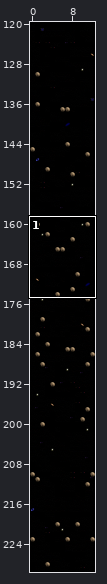
One commit to this Tiled map: week20/space.tmx. The first picture is a wide view before the edit; the outline marks the close-up.
Close-up. Old version:
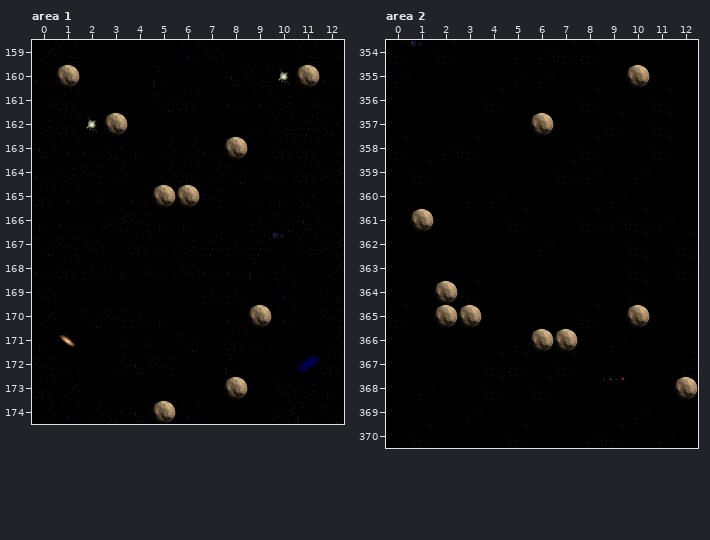
Cells are 64x64 px. Shown: area 1 x 0..12, y 159..174; area 2 x 0..12, y 354..370. The commit also changed other parts of the map, which this record leaves out.
New version:
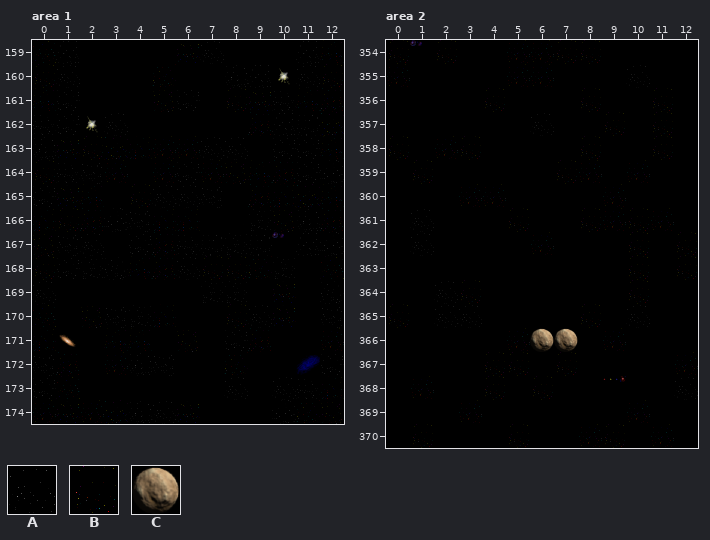
Key: from "space_tilesets": A 7, B 15, C 40.
_ is an empty cell.
Edits made:
{"where": "layer \"Tile Layer 1\", area 1"}
{"y":160,"x":1,"old":"C","new":"A"}
{"y":160,"x":11,"old":"C","new":"A"}
{"y":162,"x":3,"old":"C","new":"A"}
{"y":163,"x":7,"old":"BC","new":"AA"}
{"y":165,"x":5,"old":"CC","new":"AA"}
{"y":170,"x":9,"old":"C","new":"A"}
{"y":173,"x":8,"old":"C","new":"A"}
{"y":174,"x":5,"old":"C","new":"A"}
{"where": "layer \"Tile Layer 1\", area 2"}
{"y":355,"x":10,"old":"C","new":"A"}
{"y":357,"x":6,"old":"C","new":"A"}
{"y":361,"x":1,"old":"C","new":"A"}
{"y":364,"x":2,"old":"C","new":"A"}
{"y":365,"x":2,"old":"CC","new":"AA"}
{"y":365,"x":10,"old":"C","new":"A"}
{"y":368,"x":12,"old":"C","new":"A"}
